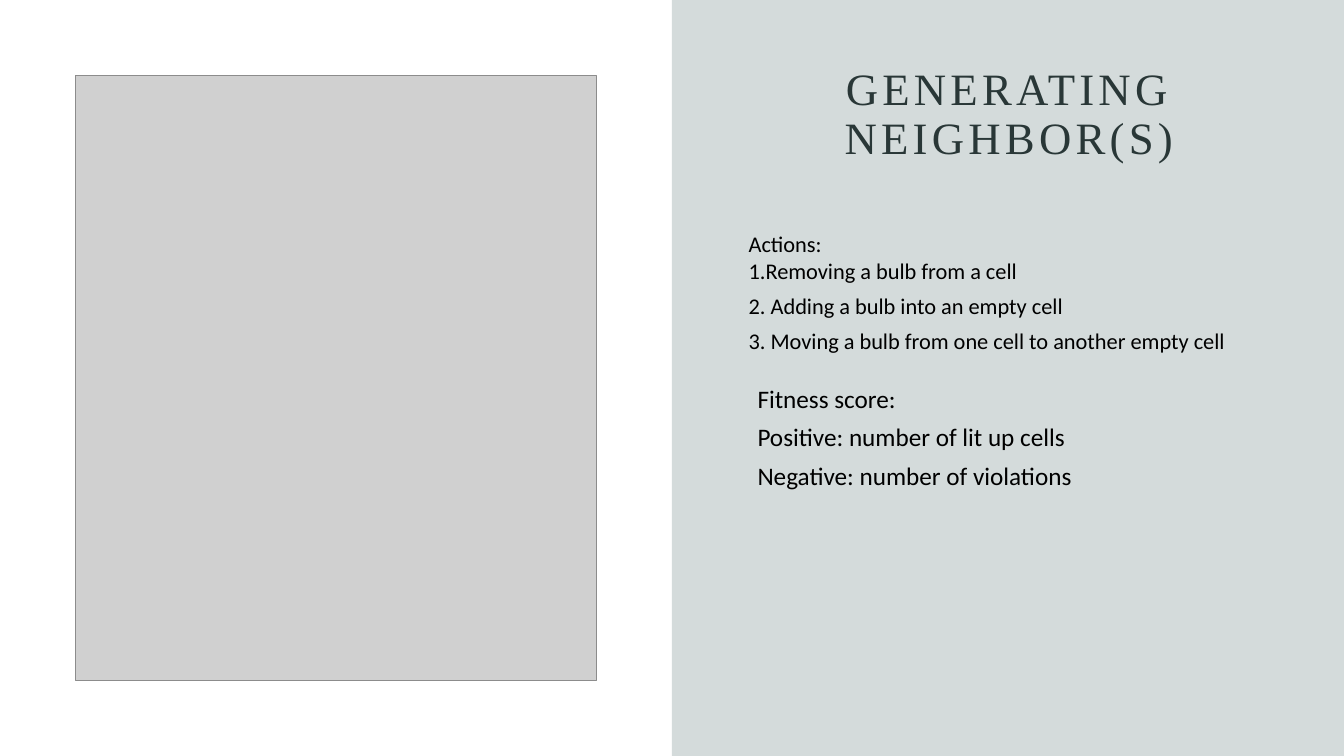
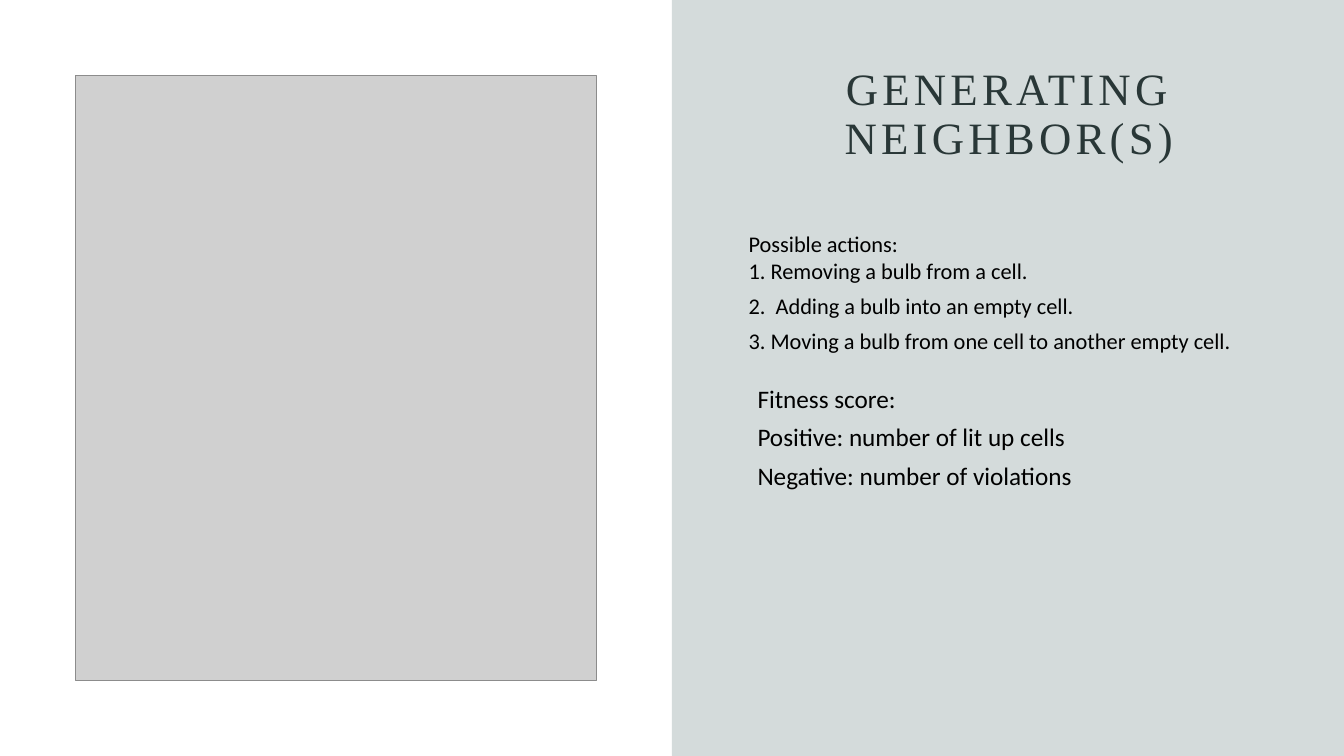
Before and after one commit to JSLBrowning/COMP-6606-Final-Project, a slide deck: slide 5 of Presentation/COMP6600_Final.pptx. Drawn at 1344x756 pixels with LibreOffice and Linux fonts; fonts in the diff are those of the drawing; grey boxes stand for pictures. Boxes give left, top, right and bottom in pixels: in the first picture for what was removed or moved away, otherwise in the second. Text is boxed around its words. In the diff, an @@ line names an element or a change of style, - is before the commit and + after.

```diff
--- a/Presentation/COMP6600_Final.pptx
+++ b/Presentation/COMP6600_Final.pptx
@@ text at box(749, 236, 1230, 353): text changed @@
-Actions:
-1.Removing a bulb from a cell
-2. Adding a bulb into an empty cell
-3. Moving a bulb from one cell to another empty cell
+Possible actions:
+1. Removing a bulb from a cell.
+2. Adding a bulb into an empty cell.
+3. Moving a bulb from one cell to another empty cell.
```
Also in this commit, not shown: 5 other slides changed.
